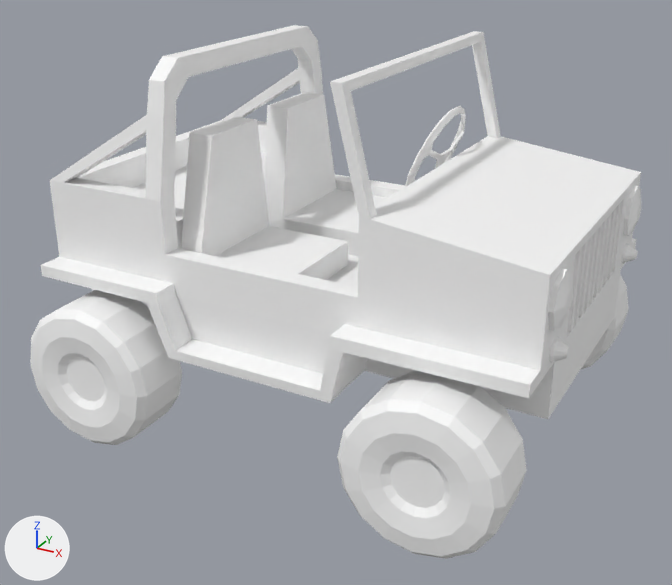
Renders of the Blender file blender/truck.blend from each side of a commit.
Camera for both pictures: a camera (50 mm lens) standing at (3.77, -7.53, 4.78) and looking at (-0.11, -0.48, 1.25). Lighting does not change. The marker at lower left points along +X, +Y and +Z.

In view in the first picture: 'Body', 'SteeringWheel', 'TireBR', 'TireFL', 'TireFR'.
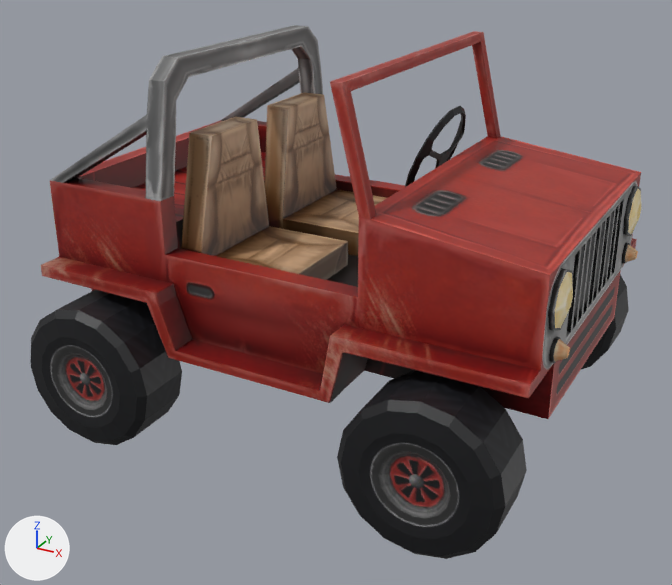
Boxes [x1, y1, x2, y2] around the edits, measured in the pictures (672 x 585 px):
'Body', surface changed (white to red)
    both: [41, 25, 642, 419]
'TireFR', surface changed (white to black)
    both: [337, 370, 527, 559]
'TireBR', surface changed (white to black)
    both: [30, 290, 182, 445]
'SteeringWheel', surface changed (grey to black)
    both: [405, 106, 466, 187]
'TireFL', surface changed (grey to black)
    both: [581, 274, 629, 369]

What changed in the scene script:
```text
Add img_texture_truck_jpg:
    img_texture_truck_jpg = load_image('texture-truck.jpg', '../public/static/textures/texture-truck.jpg', 1024, 1024, 'sRGB')
Change mat_material:
    remove mat_material.base_color = (1.0, 1.0, 1.0)  # white #ffffff
    add mat_material.texture = img_texture_truck_jpg
```
